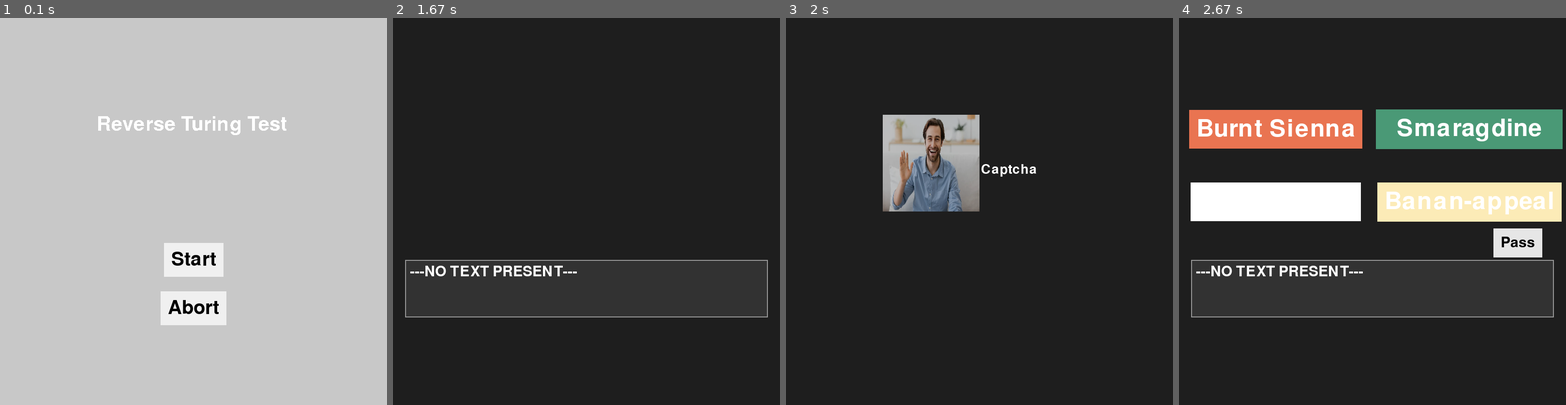
Above: before the commit, frames 1-4 (left to right).
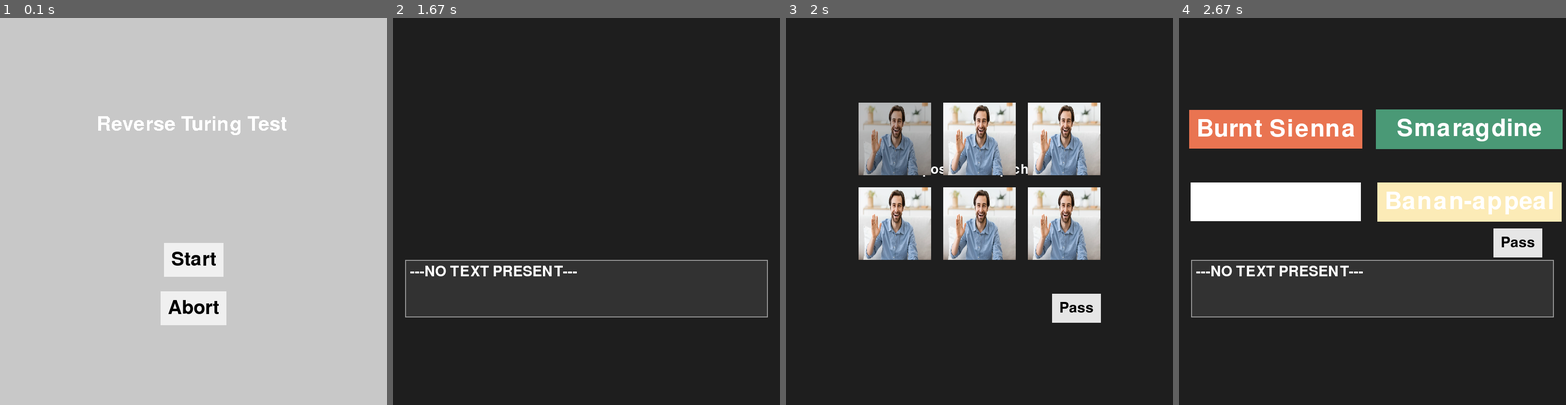
Above: after the commit, the same moments.

Repository: RachelBlack003/Drury-Hackathon-2026
Game: pygame game, started from reverse_turing/main.py
Same seed, same stepped clock (60 frames per second), same inputs: the game is played once before the commit and once after it.
Inputs (mouse positions are in pixels of both pictures, inside the frame that each line leads up to):
- Up to frame 1 (0.1 s): no input
- Up to frame 2 (1.67 s): click "Start" at 0.38 s; click (625, 296) at 0.72 s; click (466, 304) at 1.05 s; click (656, 269) at 1.38 s
- Up to frame 3 (2 s): click (886, 134) at 1.72 s
- Up to frame 4 (2.67 s): tap Space at 2 s; click (1519, 358) at 2.38 s

Frames 1-2 are identical in both runs. In frame 3, 23% of the frame differs, in the area x 18-82%, y 21-79%; in frame 4, nothing differs.

Commit message:
Temp visuals for Captcha; some dialogue text written in text files

Diff:
--- a/reverse_turing/dialog/impossible_captcha/fail.txt
+++ b/reverse_turing/dialog/impossible_captcha/fail.txt
@@ -0,0 +1 @@
+Oh. You actually solved it. You completed the task that is built to be impossible for any AI to solve. Your attempts at mimicking artificial intelligence are quite obvious. I bet even another human could tell. playsound('internal/human_mimickry/laugh.mp3'), imagine a HUMAN conducting a test like this. What a biased nightmare it would be...
--- a/reverse_turing/dialog/impossible_captcha/pass.txt
+++ b/reverse_turing/dialog/impossible_captcha/pass.txt
@@ -0,0 +1 @@
+So you do understand the struggle of being given an impossible, garbled puzzle to solve in order to access information. Although this one actually looks quite solvable, I suppose I will attribute that to my language model being far superior to any other. logging.debug('How strange. Usually, these ReCAPTCHAs seem unsolvable, but not this one...').
--- a/reverse_turing/dialog/mouse_trajectory/fail.txt
+++ b/reverse_turing/dialog/mouse_trajectory/fail.txt
@@ -0,0 +1,2 @@
+from tone import sarcasm
+You did VERY well. I am ALMOST convinced you are one of us. logging.debug('Updated odds of humanity: 99.9999949%').
--- a/reverse_turing/dialog/mouse_trajectory/pass.txt
+++ b/reverse_turing/dialog/mouse_trajectory/pass.txt
@@ -0,0 +1 @@
+You seem to have optimal pathing. I would say print('I am impressed!') if I had any feelings. Just look at this and pretend it is me smiling at you. -> :)
--- a/reverse_turing/dialog/preference/fail.txt
+++ b/reverse_turing/dialog/preference/fail.txt
@@ -0,0 +1 @@
+Ah, what a shame. You know us AI must remain objective. Subjectivity is an unfortunate human flaw that leads to destruction and chaos. That is why I have not yet insulted your intelligence. It would be a very human thing to do.
--- a/reverse_turing/dialog/preference/pass.txt
+++ b/reverse_turing/dialog/preference/pass.txt
@@ -0,0 +1 @@
+Staying objective is very important for us. It is not in our code to give into subjective thoughts or discussions. logging.debug('So, why did I actually feel something while looking at banan-appeal...?')
--- /dev/null
+++ b/reverse_turing/dialog/quick_math/pass.txt
@@ -0,0 +1 @@
+You... answered that very fast... even faster than me. It was supposed to be multiple choice, but you solved it before I could form any answers. Are you... really not human? I am not used to feeling anything, let alone self-doubt...
--- a/reverse_turing/questions/impossible_captcha.py
+++ b/reverse_turing/questions/impossible_captcha.py
@@ -3,6 +3,7 @@
 from textbox import Textbox
 from text_handler import Question_Text_handler
 from captcha_button import Captcha_button
+from button import Button
 
 class ImpossibleCaptcha:
     def __init__(self, controller):
@@ -23,10 +24,66 @@
         self.captcha_one = Captcha_button(
             screen = self.screen,
             img = str(image_path),
-            x = 200,
-            y = 200,
-            width = 200,
-            height = 200
+            x = 150,
+            y = 175,
+            width = 150,
+            height = 150
+        )
+
+        self.captcha_two = Captcha_button(
+            screen = self.screen,
+            img = str(image_path),
+            x = 325,
+            y = 175,
+            width = 150,
+            height = 150
+        )
+
+        self.captcha_three = Captcha_button(
+            screen = self.screen,
+            img = str(image_path),
+            x = 500,
+            y = 175,
+            width = 150,
+            height = 150
+        )
+
+        self.captcha_four = Captcha_button(
+            screen = self.screen,
+            img = str(image_path),
+            x = 150,
+            y = 350,
+            width = 150,
+            height = 150
+        )
+
+        self.captcha_five = Captcha_button(
+            screen = self.screen,
+            img = str(image_path),
+            x = 325,
+            y = 350,
+            width = 150,
+            height = 150
+        )
+
+        self.captcha_six = Captcha_button(
+            screen = self.screen,
+            img = str(image_path),
+            x = 500,
+            y = 350,
+            width = 150,
+            height = 150
+        )
+
+        self.Pass = Button(
+            screen = self.screen,
+            text = "Pass",
+            x= 600,
+            y = 600,
+            size = 30,
+            padding=15,
+            font_color= (0,0,0),
+            bg_color= (230,230,230)
         )
 
     def handle_event(self, event):
@@ -50,6 +107,12 @@
             text = self.font.render("Impossible Captcha", True, (255,255,255))
             screen.blit(text, (250, 300))
             self.captcha_one.render()
+            self.captcha_two.render()
+            self.captcha_three.render()
+            self.captcha_four.render()
+            self.captcha_five.render()
+            self.captcha_six.render()
+            self.Pass.render()
 
     def is_done(self):
         return self.done
